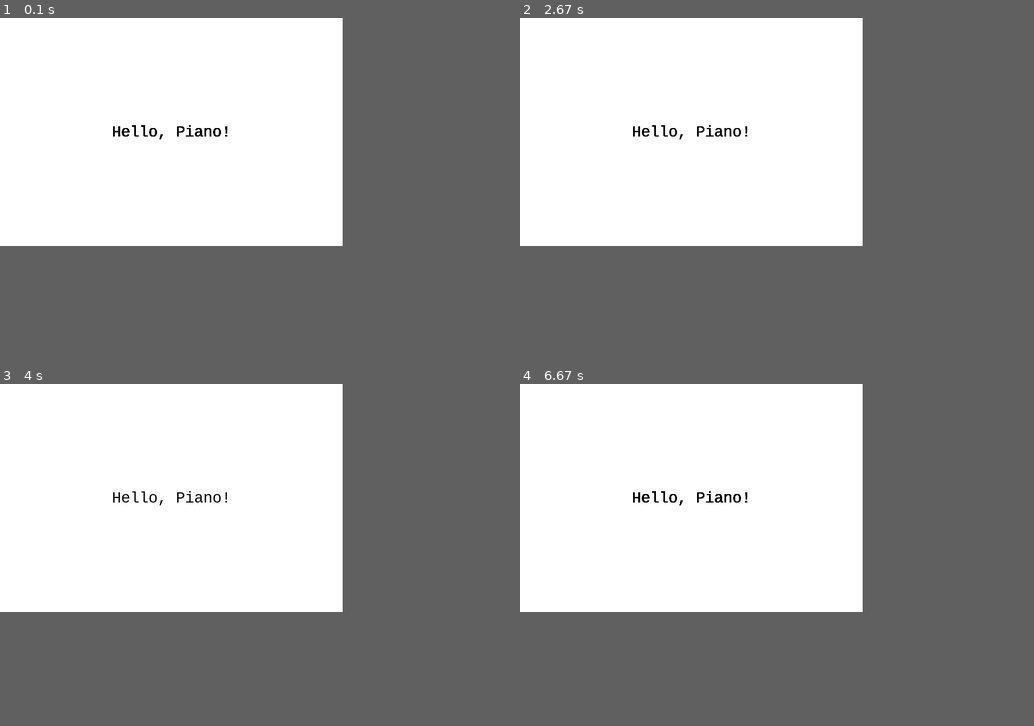
Above: before the commit, frames 1-4 (two rows, left to right).
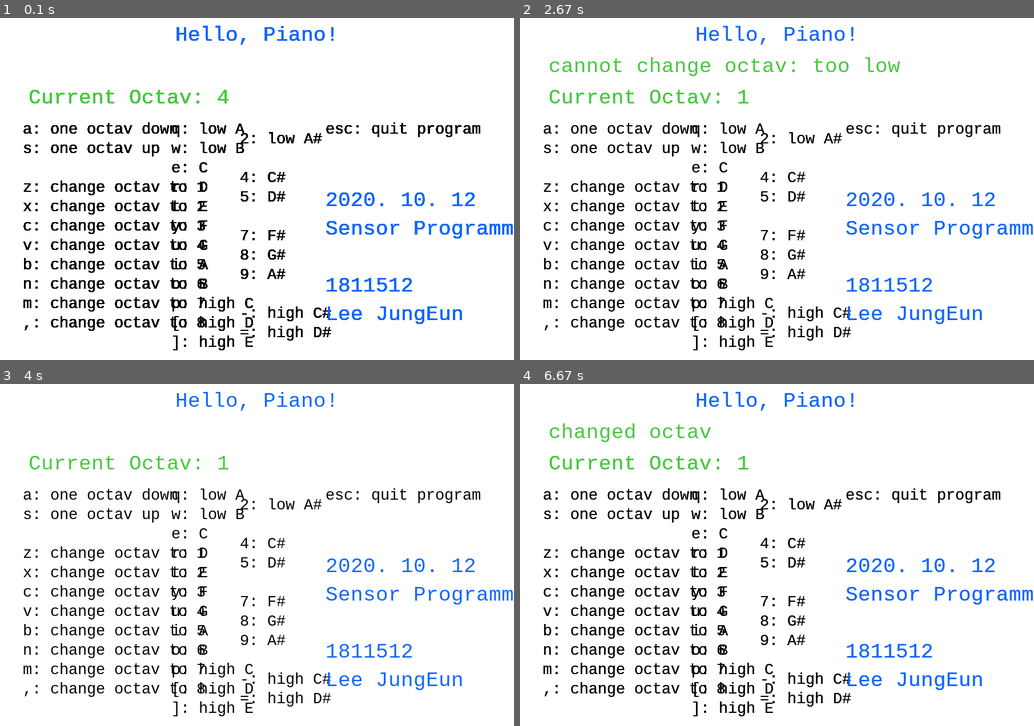
Above: after the commit, the same moments.

Repository: LeeJE20/SensorProgramming2020
Game: pygame game, started from piano.py
Same seed, same stepped clock (60 frames per second), same inputs: the game is played once before the commit and once after it.
Inputs:
- Up to frame 1 (0.1 s): no input
- Up to frame 2 (2.67 s): tap Y at 0.33 s; hold W 0.67-1.13 s; tap Z at 0.73, 1.03, 1.57, 1.87, 2.13, 2.43 s; tap X at 0.82, 2.22 s; tap 9 at 1.17 s; hold V 1.5-2.03 s; hold A 1.5-2.03 s; hold = 2.07-2.6 s; hold A 2.07-2.6 s; hold O from 2.63 s (still down); hold A from 2.63 s (still down)
- Up to frame 3 (4 s): tap Z at 2.7, 3, 3.93 s; tap Y at 2.78 s; release O at 3.17 s; release A at 3.17 s; tap C at 3.2 s; tap 4 at 3.53 s; hold B from 3.87 s (still down); hold A from 3.87 s (still down)
- Up to frame 4 (6.67 s): tap Y at 4.02 s; tap Z at 4.23, 4.5, 4.8, 6.07, 6.37, 6.63 s; release B at 4.4 s; release A at 4.4 s; hold  4.43-4.97 s; hold A 4.43-4.97 s; tap N at 5 s; tap , at 5.33 s; tap 5 at 5.67 s; hold M 6-6.53 s; hold A 6-6.53 s; tap X at 6.15 s; hold E from 6.57 s (still down); hold A from 6.57 s (still down)
In our replay, the window is 600x400 before the commit and 900x600 after it. These sizes can differ from the game's own. Grey fills any space a smaller window leaves; there, only what the larger window draws over its background counts as a difference.

The runs differ from the first frame. In frame 1, 7.6% of the frame differs, in the area x 4-100%, y 2-98%; in frame 2, 8.1%; in frame 3, 7.1%; in frame 4, 7.8%.

Commit message:
complete piano.py

Diff:
--- a/piano.py
+++ b/piano.py
@@ -2,99 +2,277 @@
 import sys # 외장 모듈
 from pygame.locals import * # QUIT 등의 pygame 상수들을 로드한다.
 import RPi.GPIO as GPIO
-import time
+#import time
+
+
 
 GPIO.setmode(GPIO.BCM)
 
+#LED 설정
 led_pin1 = 14
+led_pin2 = 15
 GPIO.setup(led_pin1, GPIO.OUT)
-
-
-gpio_pin = 13
-
-scale = [ 261, 294, 329, 349, 392, 440, 493, 523 ]
+GPIO.setup(led_pin2, GPIO.OUT)
+
+
+
+
+
+#음계
+scale = [32.7032, 34.6478, 36.7081, 38.8909, 41.2034, 43.6535, 46.2493, 48.9994, 51.9130, 55.0000, 58.2705, 61.7354]
+name = ['C', 'C#', 'D', 'D#', 'E', 'F', 'F#', 'G', 'G#', 'A', 'A#', 'B']
+note = dict(zip(name, scale))
+
+#옥타브
+octav = 4
+
+# 피에조 설정
+gpio_pin = 13 # 피에조
 GPIO.setup(gpio_pin, GPIO.OUT)
 p = GPIO.PWM(gpio_pin, 100)
 p.start(100) # start the PWM on 100% duty cycle
-#p.ChangeDutyCycle(50)
-
-
-
-
-
-
-
-
-
-width = 600 # 상수 설정
-height = 400
+
+# 화면 크기
+width = 900
+height = 600
+
+# 색깔
 white = (255, 255, 255)
 black = (  0,   0,   0)
-fps = 10
+blue = (  18,   102,   255)
+green = (71, 200, 62)
+# fps = 30
+
 
 pygame.init() # 초기화
 
-pygame.display.set_caption('Piano!') # 창 제목 설정
+
+pygame.display.set_caption('Hello, Piano!') # 창 제목 설정
 displaysurf = pygame.display.set_mode((width, height), 0, 32) # 메인 디스플레이를 설정한다
-clock = pygame.time.Clock() # 시간 설정
-
-gulimfont = pygame.font.SysFont('consolas', 30) # 서체 설정
-helloworld = gulimfont.render('Hello, Piano!', 4, black) # .render() 함수에 내용과 안티앨리어싱, 색을 전달하여 글자 이미지 생성
-hellorect = helloworld.get_rect() # 생성한 이미지의 rect 객체를 가져온다
-hellorect.center = (width / 2, height / 2) # 해당 rect의 중앙을 화면 중앙에 맞춘다
-
-
-def printText(msg, color='BLACK', pos=(50,50)):
-    textSurface     = gulimfont.render(msg, True, black)
-    #textSurface     = gulimfont.render(msg,True, pygame.Color(color),None)
+#clock = pygame.time.Clock() # 시간 설정
+
+defaultFont = pygame.font.SysFont('Consolas', 40) # 서체 설정
+helloPiano = defaultFont.render('Hello, Piano!', True, blue) # .render() 함수에 내용과 안티앨리어싱, 색을 전달하여 글자 이미지 생성
+hellorect = helloPiano.get_rect() # 생성한 이미지의 rect 객체를 가져온다
+hellorect.center = (width / 2, 30) # 해당 rect의 중앙을 화면 중앙에 맞춘다
+
+
+# 프로그램 키 설명 관련
+infoFont = pygame.font.SysFont('Consolas', 30) # 설명 폰트
+
+# 설명 글
+octavInfo=["a: one octav down", "s: one octav up", " ",
+    "z: change octav to 1", "x: change octav to 2", "c: change octav to 3",
+    "v: change octav to 4", "b: change octav to 5", "n: change octav to 6",
+    "m: change octav to 7", ",: change octav to 8"]
+
+noteInfo=["q: low A", "w: low B",
+          "e: C", "r: D", "t: E", "y: F", "u: G", "i: A", "o: B",
+          "p: high C", "[: high D", "]: high E"]
+
+semiNoteInfo=["2: low A#", " ",
+          "4: C#", "5: D#", " ", "7: F#", "8: G#", "9: A#", " ",
+          "-: high C#", "=: high D#"]
+
+# 원하는 위치에 글씨 쓰는 함수
+def printText(msg, color=green, pos=(50,65), font = defaultFont):
+    textSurface     = font.render(msg, True, color)
     textRect        = textSurface.get_rect()
     textRect.topleft= pos
-
     displaysurf.blit(textSurface, textRect)
 
+# 소리 내기 함수
+# string 음이름 (C, C# 등), int 소리 낼 음의 옥타브
+def sound(noteName, localOctav):
+    printText("note: "+str(noteName))
+    printText("octav: "+str(localOctav), pos = (300, 65))
+    GPIO.output(led_pin1, True)
+    # 한 옥타브가 올라가면 주파수는 2배가 된다.
+    countedOctav = 2**(localOctav-1)
+    p.ChangeDutyCycle(50)
+    p.ChangeFrequency(note[noteName] * countedOctav)
+
+# 배경 흰색으로
 displaysurf.fill(white)
 
 while True: # 아래의 코드를 무한 반복한다.
 
     for event in pygame.event.get(): # 발생한 입력 event 목록의 event마다 검사
-        if event.type == QUIT: # event의 type이 QUIT에 해당할 경우
+
+        if event.type == QUIT: # event의 type이 QUIT에 해당할 경우 (x 클릭)
             GPIO.cleanup()
             pygame.quit() # pygame을 종료한다
             sys.exit() # 창을 닫는다
 
-
-
-
-        if event.type == pygame.KEYDOWN:# If user pressed.
-            print("key 이벤트 발생")
-            p.ChangeDutyCycle(50)
-            if event.key == pygame.K_w:
-                print("w")
-                printText('w1')
-                GPIO.output(led_pin1, False)
-                p.ChangeFrequency(scale[0])
-                #time.sleep(0.5)
+        if event.type == pygame.KEYDOWN:# 키가 눌리면
+            displaysurf.fill(white) # 이전 화면 지우기
+            GPIO.output(led_pin1, True) # 키 입력 받으면 LED 켜짐
+
+            # 종료
+            if event.key == pygame.K_ESCAPE: # esc 키
+                GPIO.cleanup()
+                pygame.quit() # pygame을 종료한다
+                sys.exit() # 창을 닫는다
+
+            # 옥타브 절대 변경
+            if event.key == pygame.K_z:
+                printText("changed octav")
+                octav = 1
+            elif event.key == pygame.K_x:
+                printText("changed octav")
+                octav = 2
+            elif event.key == pygame.K_c:
+                printText("changed octav")
+                octav = 3
+            elif event.key == pygame.K_v:
+                printText("changed octav")
+                octav = 4
+            elif event.key == pygame.K_b:
+                printText("changed octav")
+                octav = 5
+            elif event.key == pygame.K_n:
+                printText("changed octav")
+                octav = 6
+            elif event.key == pygame.K_m:
+                printText("changed octav")
+                octav = 7
+            elif event.key == pygame.K_COMMA: # , 입력
+                printText("changed octav")
+                octav = 8
+
+            # 옥타브 상대 변경
             elif event.key == pygame.K_a:
-                print("a")
-                GPIO.output(led_pin1, True)
-                p.ChangeFrequency(scale[1])
-                #time.sleep(0.5)
+                if octav > 1:
+                    printText("changed octav")
+                    octav -= 1
+                else:
+                    printText("cannot change octav: too low")
             elif event.key == pygame.K_s:
-                print("Player moved down!")
-            elif event.key == pygame.K_d:
-                print("Player moved right!")
+                if octav < 8:
+                    printText("changed octav")
+                    octav += 1
+                else:
+                    printText("cannot change octav: too high")
+
+
+            # 낮은 음계 입력
+            elif event.key == pygame.K_q:
+                if octav > 1:
+                    sound("A", octav - 1)
+                else:
+                    printText('cannot play A: too low')
+            elif event.key == pygame.K_2:
+                if octav > 1:
+                    sound("A#", octav - 1)
+                else:
+                    printText('cannot play A#: too low')
+            elif event.key == pygame.K_w:
+                if octav > 1:
+                    sound("B", octav - 1)
+                else:
+                    printText('cannot play B: too low')
+
+            # 높은 음계 입력
+            elif event.key == pygame.K_p:
+                if octav < 8:
+                    sound("C", octav + 1)
+                else:
+                    printText('cannot play C: too high')
+            elif event.key == pygame.K_MINUS: # - 입력
+                if octav < 8:
+                    sound("C#", octav + 1)
+                else:
+                    printText('cannot play C#: too high')
+            elif event.key == pygame.K_LEFTBRACKET: # [ 입력
+                if octav < 8:
+                    sound("D", octav + 1)
+                else:
+                    printText('cannot play D: too high')
+            elif event.key == pygame.K_EQUALS: # = 입력
+                if octav < 8:
+                    sound("D#", octav + 1)
+                else:
+                    printText('cannot play D#: too high')
+            elif event.key == pygame.K_RIGHTBRACKET: # ] 입력
+                if octav < 8:
+                    sound("E", octav + 1)
+                else:
+                    printText('cannot play E: too high')
+
+            # 일반 음계 입력 (현재 옥타브 음계)
+            elif event.key == pygame.K_e:
+                sound("C", octav)
+            elif event.key == pygame.K_4:
+                sound("C#", octav)
+            elif event.key == pygame.K_r:
+                sound("D", octav)
+            elif event.key == pygame.K_5:
+                sound("D#", octav)
+            elif event.key == pygame.K_t:
+                sound("E", octav)
+            elif event.key == pygame.K_y:
+                sound("F", octav)
+            elif event.key == pygame.K_7:
+                sound("F#", octav)
+            elif event.key == pygame.K_u:
+                sound("G", octav)
+            elif event.key == pygame.K_8:
+                sound("G#", octav)
+            elif event.key == pygame.K_i:
+                sound("A", octav)
+            elif event.key == pygame.K_9:
+                sound("A#", octav)
+            elif event.key == pygame.K_o:
+                sound("B", octav)
+
+            # 그 외의 키보드 (잘못 입력)
             else:
+                GPIO.output(led_pin2, True) # 키 입력 받으면 켜짐
                 p.ChangeDutyCycle(0)
-                print("worng key")
-
+                printText('wrong key')
+
+        # 키보드 뗄 떼
         if event.type == pygame.KEYUP:
-
+            # LED 끄기
+            GPIO.output(led_pin1, False)
+            GPIO.output(led_pin2, False)
+            # 소리 끄기
             p.ChangeDutyCycle(0)
+            # 화면 지우기
             displaysurf.fill(white)
 
 
-    #displaysurf.fill(white) # displaysurf를 하얀색으로 채운다
-    displaysurf.blit(helloworld, hellorect) # displaysurf의 hellorect의 위치에 helloworld를 뿌린다
+    displaysurf.blit(helloPiano, hellorect) # displaysurf의 hellorect의 위치에 helloPiano를 뿌린다
+
+    printText("Current Octav: "+str(octav), pos=(50,120)) # 현재 옥타브값 표시
+
+    # 설명서
+    startPos = 180
+    for text in octavInfo:
+        printText(text, pos=(40,startPos), font = infoFont, color = black)
+        startPos+=34
+
+    startPos = 180
+    for text in noteInfo:
+        printText(text, pos=(300,startPos), font = infoFont, color = black)
+        startPos+=34
+
+    startPos = 197
+    for text in semiNoteInfo:
+        printText(text, pos=(420,startPos), font = infoFont, color = black)
+        startPos+=34
+
+
+    xPos = 570
+    printText("esc: quit program", pos=(xPos,180), font = infoFont, color = black)
+
+
+    # 제작자
+    startPos = 300
+    printText("2020. 10. 12", pos=(xPos, startPos), color = blue)
+    printText("Sensor Programming", pos=(xPos, startPos + 50), color = blue)
+    printText("1811512", pos=(xPos, startPos + 150), color = blue)
+    printText("Lee JungEun", pos=(xPos, startPos + 200), color = blue)
 
     pygame.display.flip() # 화면을 업데이트한다
-    #clock.tick(fps) # 화면 표시 회수 설정만큼 루프의 간격을 둔다
+    # clock.tick(fps) # 화면 표시 회수 설정만큼 루프의 간격을 둔다
